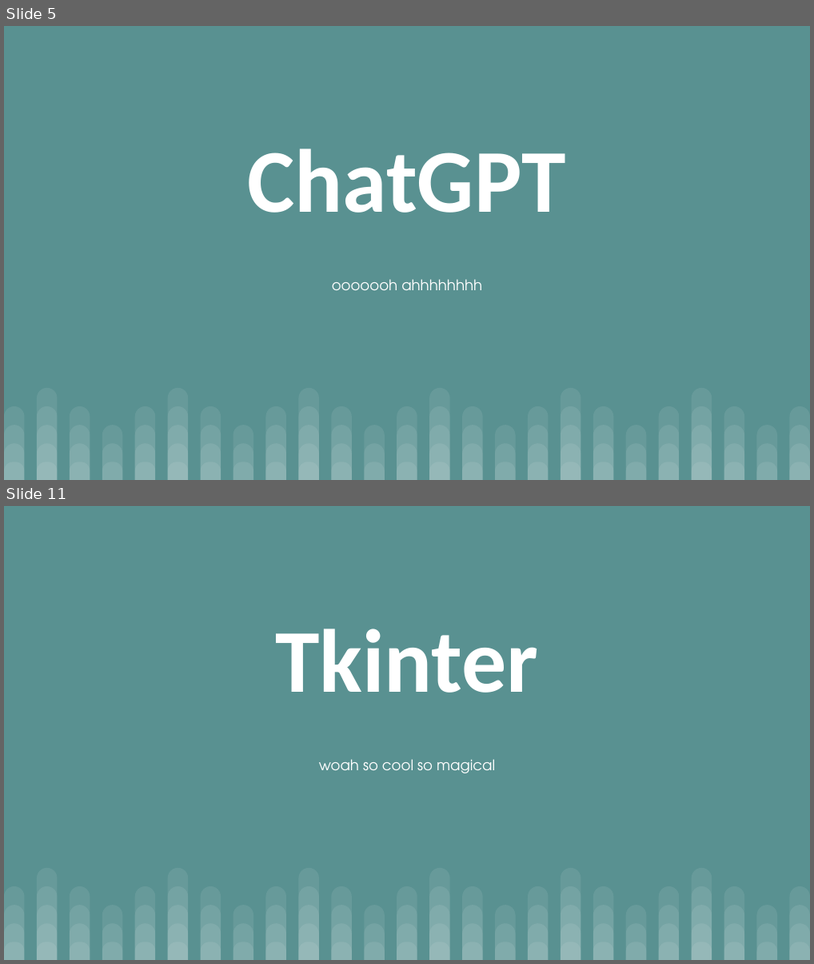
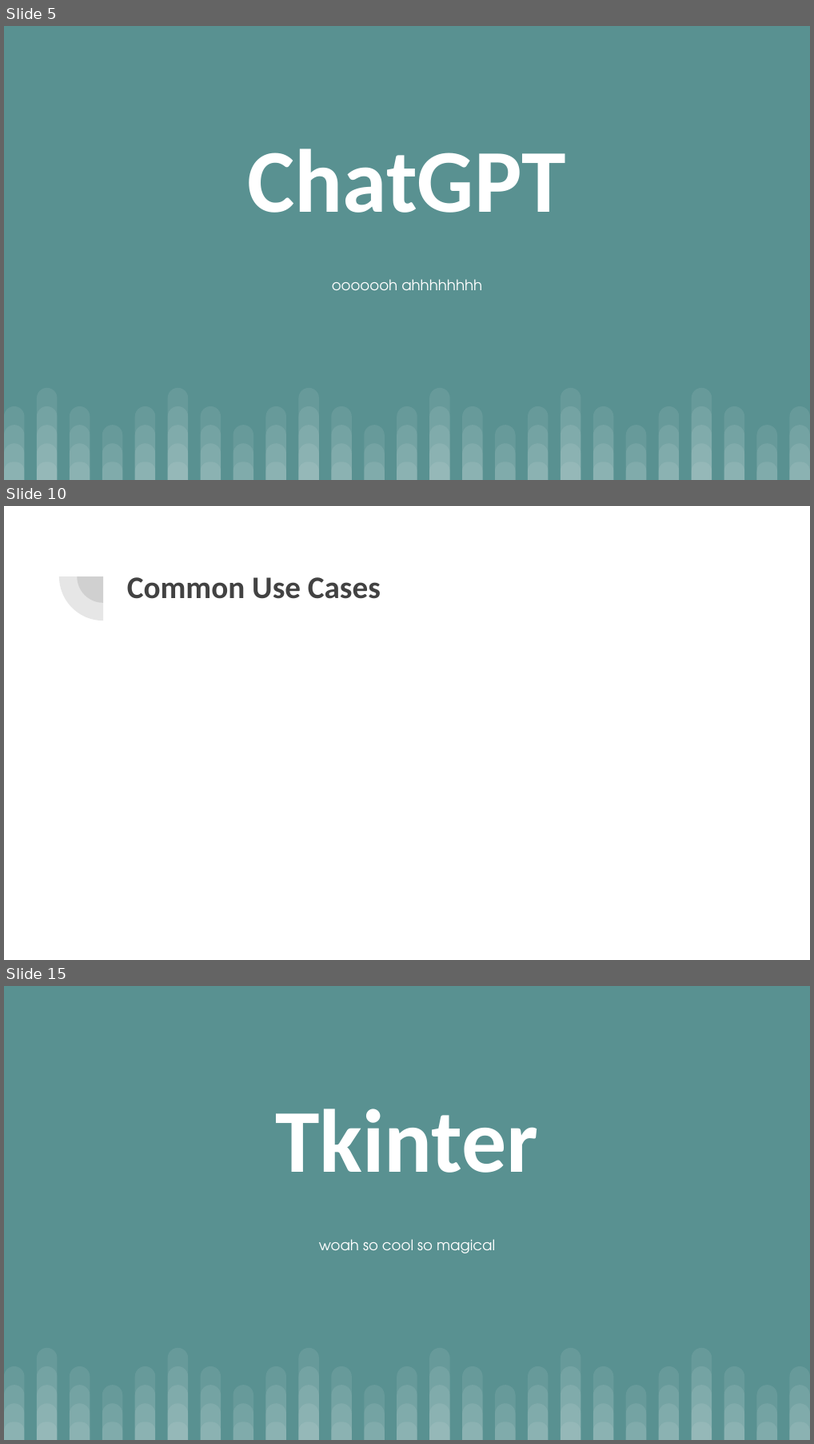
Before and after one commit to aacayanan/chatbot-workshop-mesacs, a slide deck: AI Chatbot Workshop.pptx. Shown one above the other, each under a label of ours: slides 5 and 11 before the commit, slides 5, 10 and 15 after it; the slides between them are not shown. The pictures are 814x964 and 814x1444 pixels, drawn with LibreOffice and Linux fonts; fonts in the diff are those of the drawing. Boxes give left, top, right and bottom in pixels: in the first picture for what was removed or moved away, otherwise in the second. Text is boxed around its words. In the diff, an @@ line names an element or a change of style, - is before the commit and + after.

```diff
--- a/AI Chatbot Workshop.pptx
+++ b/AI Chatbot Workshop.pptx
@@ slide 10 added at bbox=[4, 506, 810, 960], background #FFFFFF @@
@@ pie slice (boxed as its full ellipse) added at bbox=[59, 532, 146, 620], fill #424242 at 13% opacity @@
@@ pie slice (boxed as its full ellipse) added at bbox=[78, 550, 130, 603], fill #424242 at 13% opacity @@
@@ title added at bbox=[127, 577, 381, 599], 28 pt, text #424242, bold @@
+Common Use Cases
@@ what was slide 11 is now slide 15 @@
```
Also in this commit, not shown: 7 slides changed, 3 other slides added.
